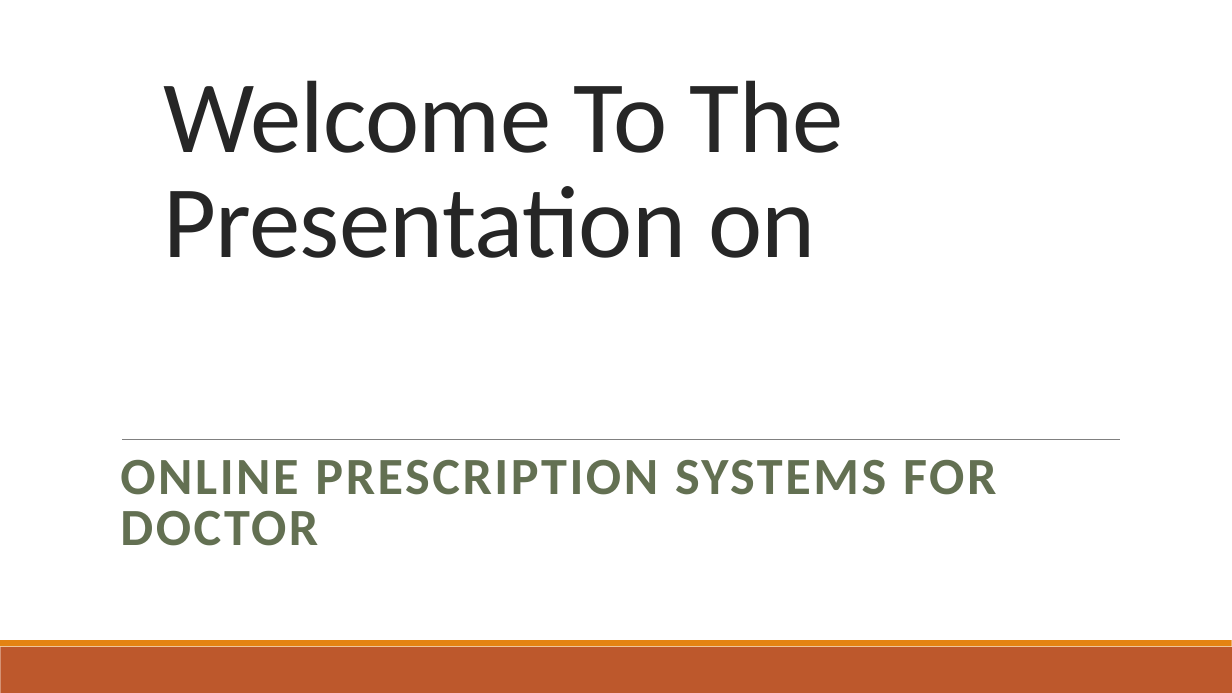
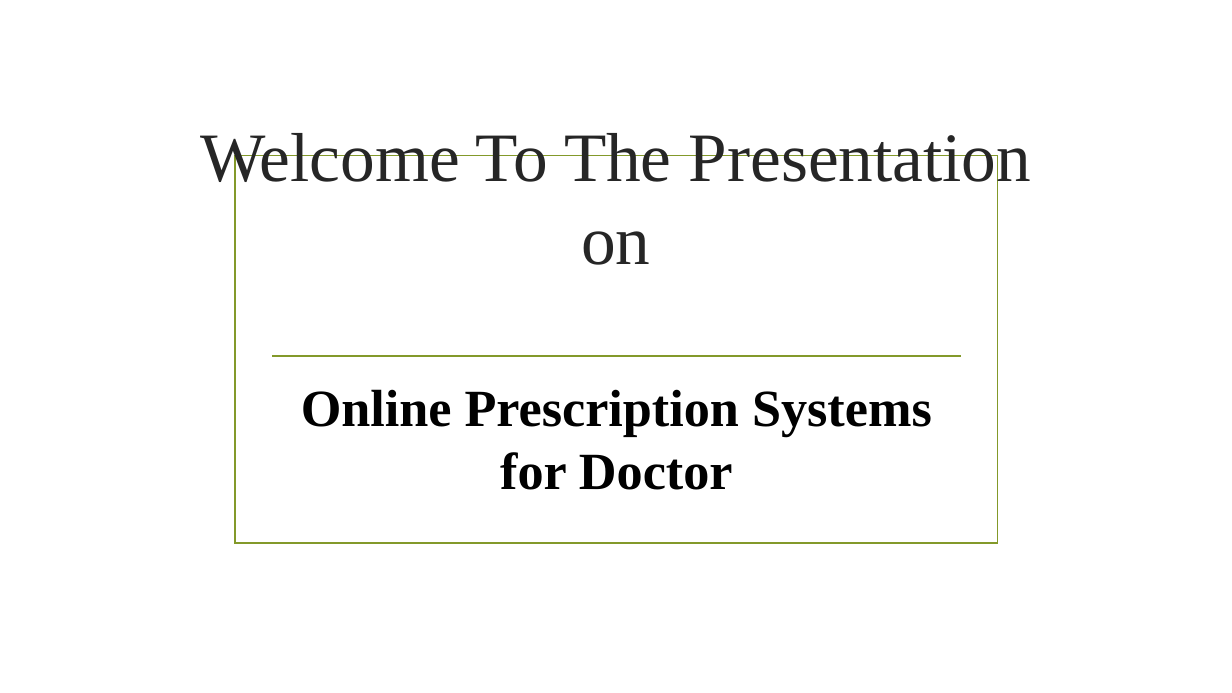
Before and after one commit to dipu157/pres_reactlara, a slide deck: slide 1 of Documentation/Prescription Presentation.pptx. Drawn at 1232x693 pixels with LibreOffice and Linux fonts; fonts in the diff are those of the drawing; background and template pictures are left out. Boxes give left, top, right and bottom in pixels: in the first picture for what was removed or moved away, otherwise in the second. Text is boxed around its words. In the diff, an @@ line names an element or a change of style, - is before the commit and + after.

```diff
--- a/Documentation/Prescription Presentation.pptx
+++ b/Documentation/Prescription Presentation.pptx
@@ title "Welcome To The Presentation on" at (200,133,1031,265): size 80 to 54 pt, font Calibri to Times New Roman, letter spacing -0.5 to 0 pt; alignment left to centre; line spacing 0.85 to 1 @@
@@ rectangle added at (236,156,998,543), outline #83992A 1.25 pt @@
@@ line added from (272, 356) to (961, 356), #83992A 1.25 pt @@
@@ subtitle at (301,389,932,490): text changed; font Calibri to Times New Roman; text colour #637052 to #000000 @@
-ONLINE PRESCRIPTION SYSTEMS FOR DOCTOR
+Online Prescription Systems for Doctor
@@ line removed from (122, 439) to (1120, 439) @@
@@ rectangle removed at (0,647,1232,693) @@
@@ rectangle removed at (0,640,1232,647) @@
```
Also in this commit, not shown: 4 other slides changed, 5 other files.
